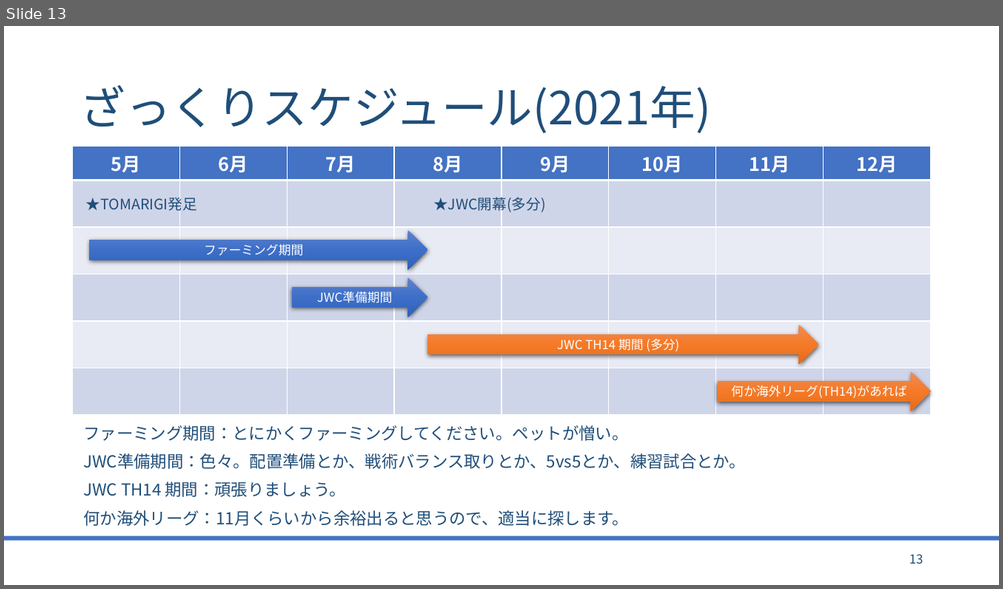
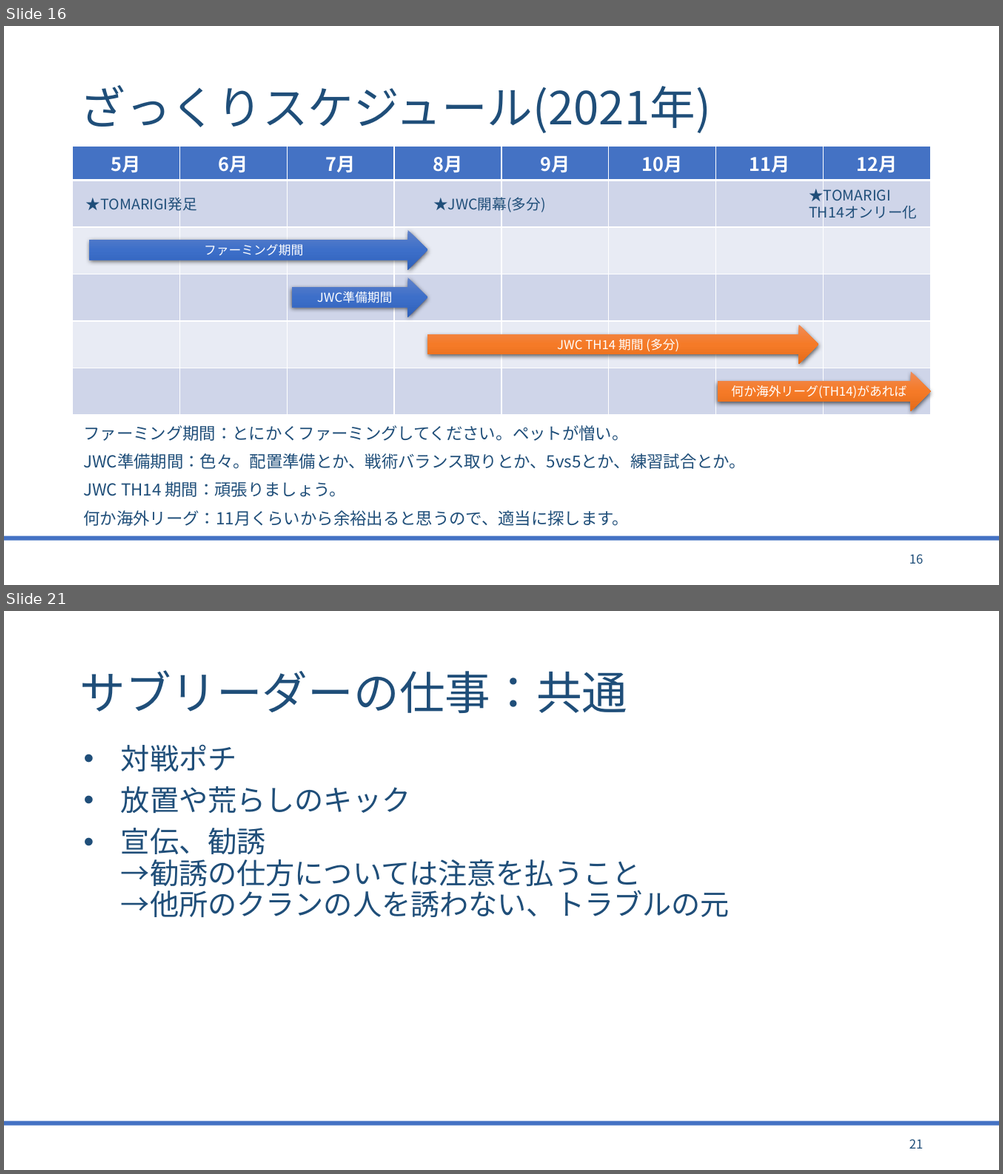
Before and after one commit to bigtreeCoC/documents, a slide deck: TOMARIGI.pptx. Shown one above the other, each under a label of ours: slide 13 before the commit, slides 16 and 21 after it; the slides between them are not shown. The pictures are 1003x589 and 1003x1174 pixels, drawn with LibreOffice and Linux fonts; fonts in the diff are those of the drawing. Boxes give left, top, right and bottom in pixels: in the first picture for what was removed or moved away, otherwise in the second. Text is boxed around its words. In the diff, an @@ line names an element or a change of style, - is before the commit and + after.

Commit message:
東方とまほらま(5版) TOMARIGIについて

```diff
--- a/TOMARIGI.pptx
+++ b/TOMARIGI.pptx
@@ slide 21 added at [4,611,999,1170], background #FFFFFF; not listed: 1 template element that a slide beside it also shows @@
@@ title added at [79,670,627,713], 44 pt, text #1F4E79 @@
+サブリーダーの仕事：共通
@@ text added at [121,744,729,917], 28 pt, text #1F4E79 @@
+• 対戦ポチ
+• 放置や荒らしのキック
+• 宣伝、勧誘
+  →勧誘の仕方については注意を払うこと
+  →他所のクランの人を誘わない、トラブルの元
@@ page number added at [909,1139,923,1149], 12 pt, text #1F4E79 @@
+21
@@ what was slide 13 is now slide 16 @@
@@ slide 16 changed as well @@
@@ text added at [808,186,916,222], 14 pt, text #1F4E79 @@
+★TOMARIGI
+TH14オンリー化
@@ page number at [909,554,923,564]: text changed @@
-13
+16
```
Also in this commit, not shown: 10 other slides changed, 8 other slides added, 2 slides removed, 3 other files.
